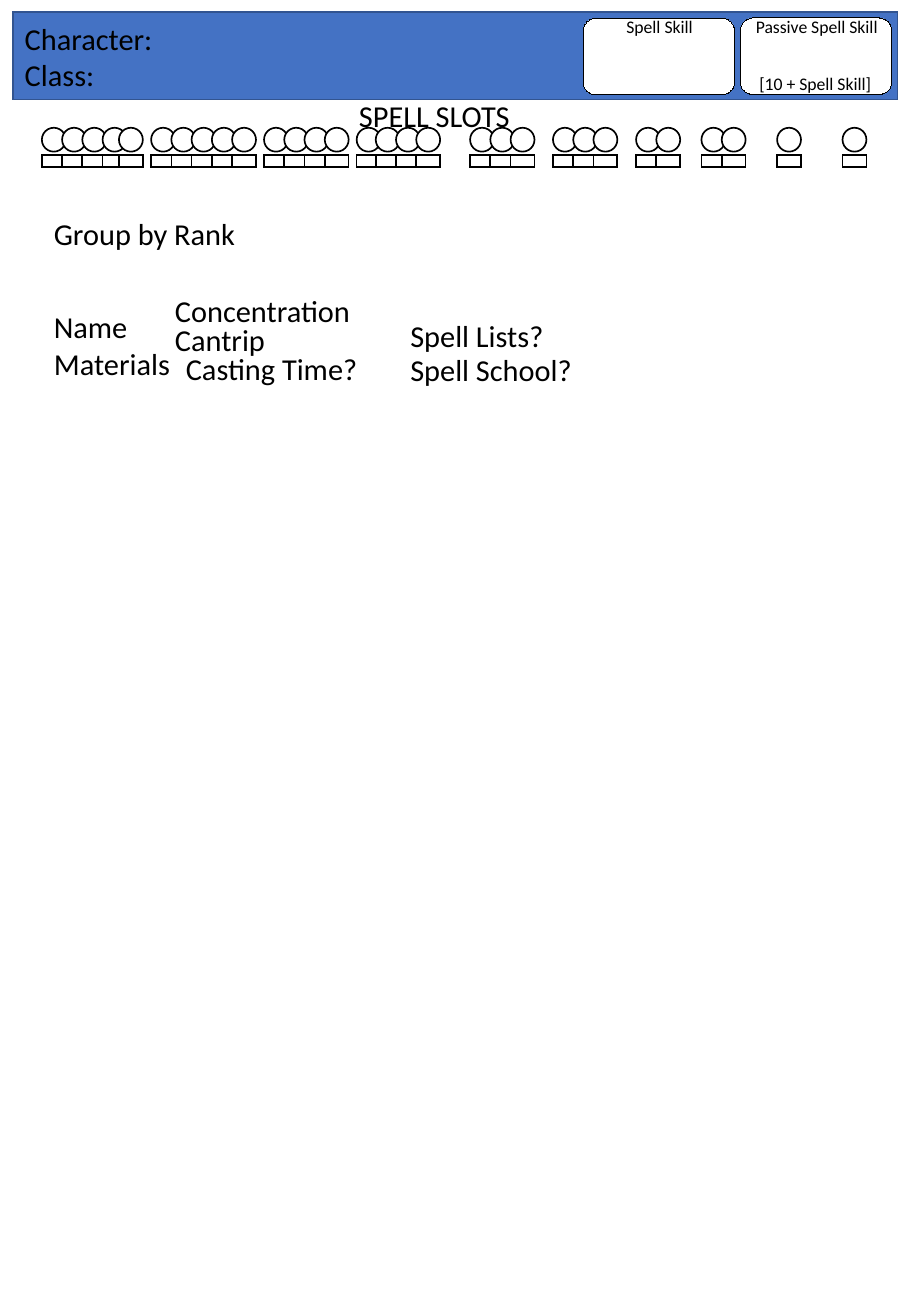
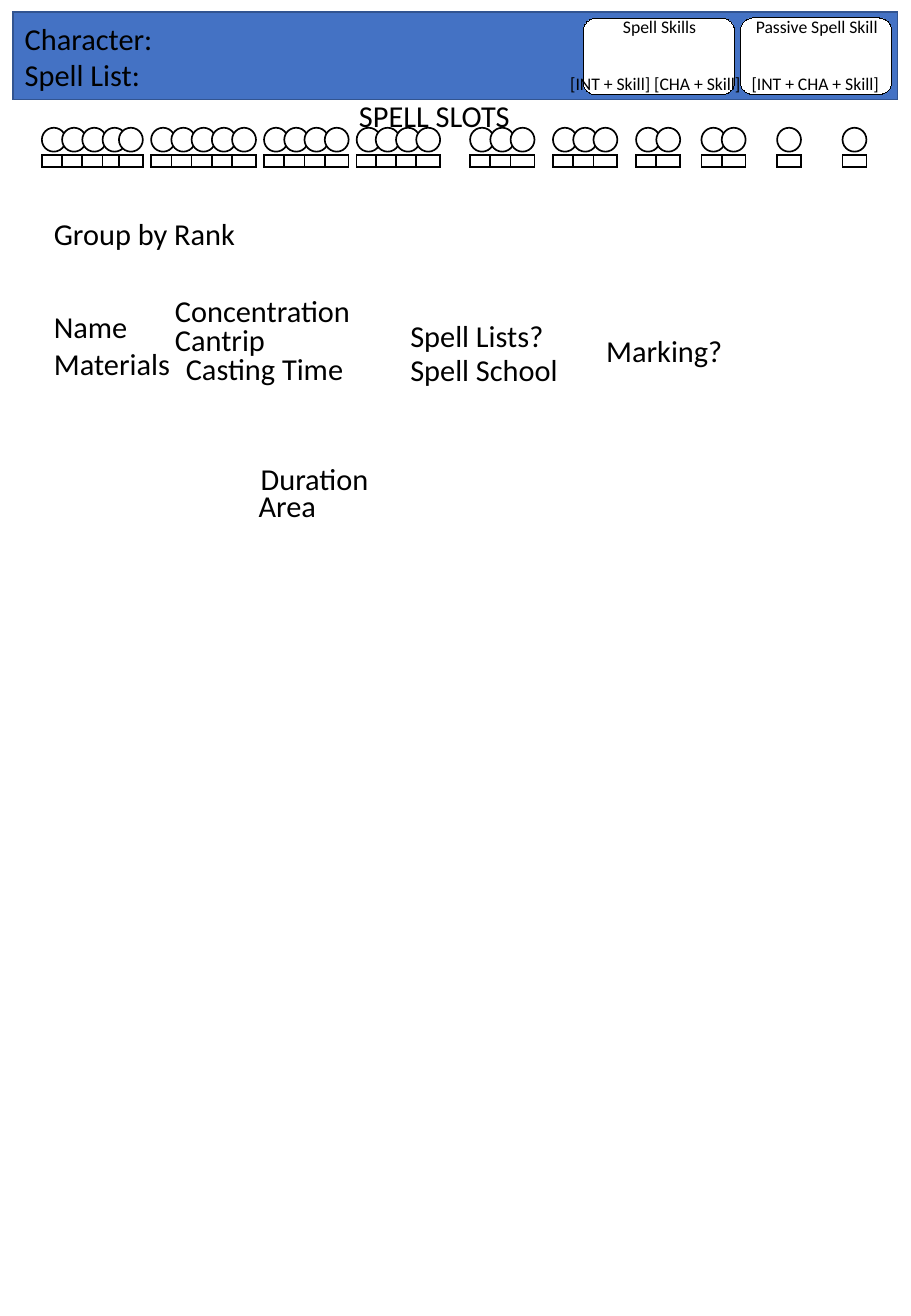
Before and after one commit to DrakirL/DrakirL.github.io, a slide deck: slide 4 of p10/sheets.pptx (slide 3 before the commit). Drawn at 911x1316 pixels with LibreOffice and Linux fonts; fonts in the diff are those of the drawing. Boxes give left, top, right and bottom in pixels: in the first picture for what was removed or moved away, otherwise in the second. Text is boxed around its words. In the diff, an @@ line names an element or a change of style, - is before the commit and + after.

Commit message:
p10: Big push 1
- Defined how the adventuring skills are used in a more flexible way.
- Adjusted Sudden Strikes and Move Actions
- Changed Rest Recovery

Remaining Focus Classes: Knight & Ranger.

```diff
--- a/p10/sheets.pptx
+++ b/p10/sheets.pptx
@@ text at (25,29,153,91): text changed @@
-Character:
-Class:
+Character:
+Spell List:
@@ text at (623,18,696,36): text changed @@
-Spell Skill
+Spell Skills
@@ text at (570,76,741,96): text changed @@
-[10 + Spell Skill]
+[INT + Skill] [CHA + Skill]
@@ text added at (752,77,879,96), 10.5 pt, text #000000 @@
+[INT + CHA + Skill]
@@ text at (186,354,343,386): text changed @@
-Casting Time?
+Casting Time
@@ text added at (606,341,722,368), 18 pt, text #000000 @@
+Marking?
@@ text at (410,360,558,386): text changed @@
-Spell School?
+Spell School
@@ text added at (261,469,369,491), 18 pt, text #000000 @@
+Duration
@@ text added at (259,497,316,518), 18 pt, text #000000 @@
+Area
```
Also in this commit, not shown: 1 other slide changed, 1 slide added, 22 other files.
